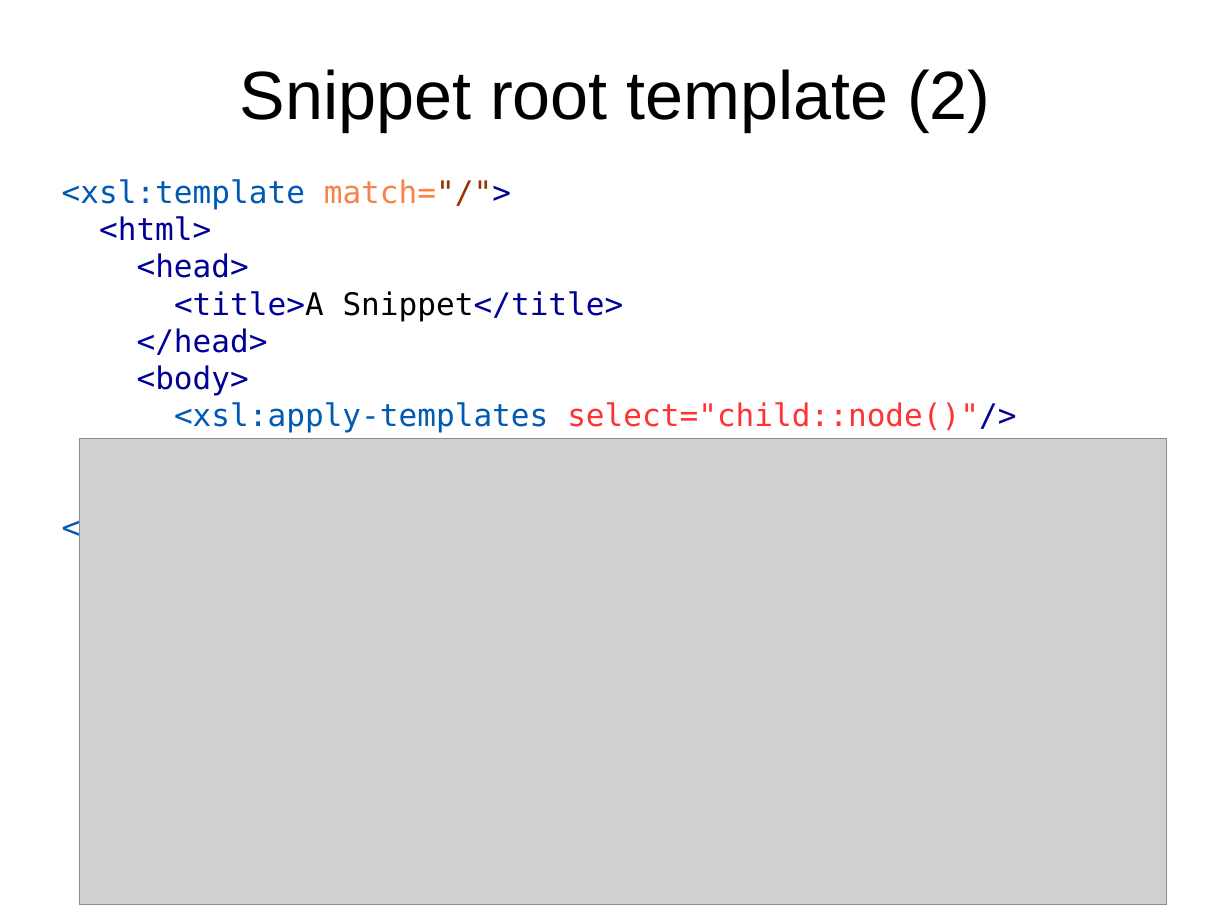
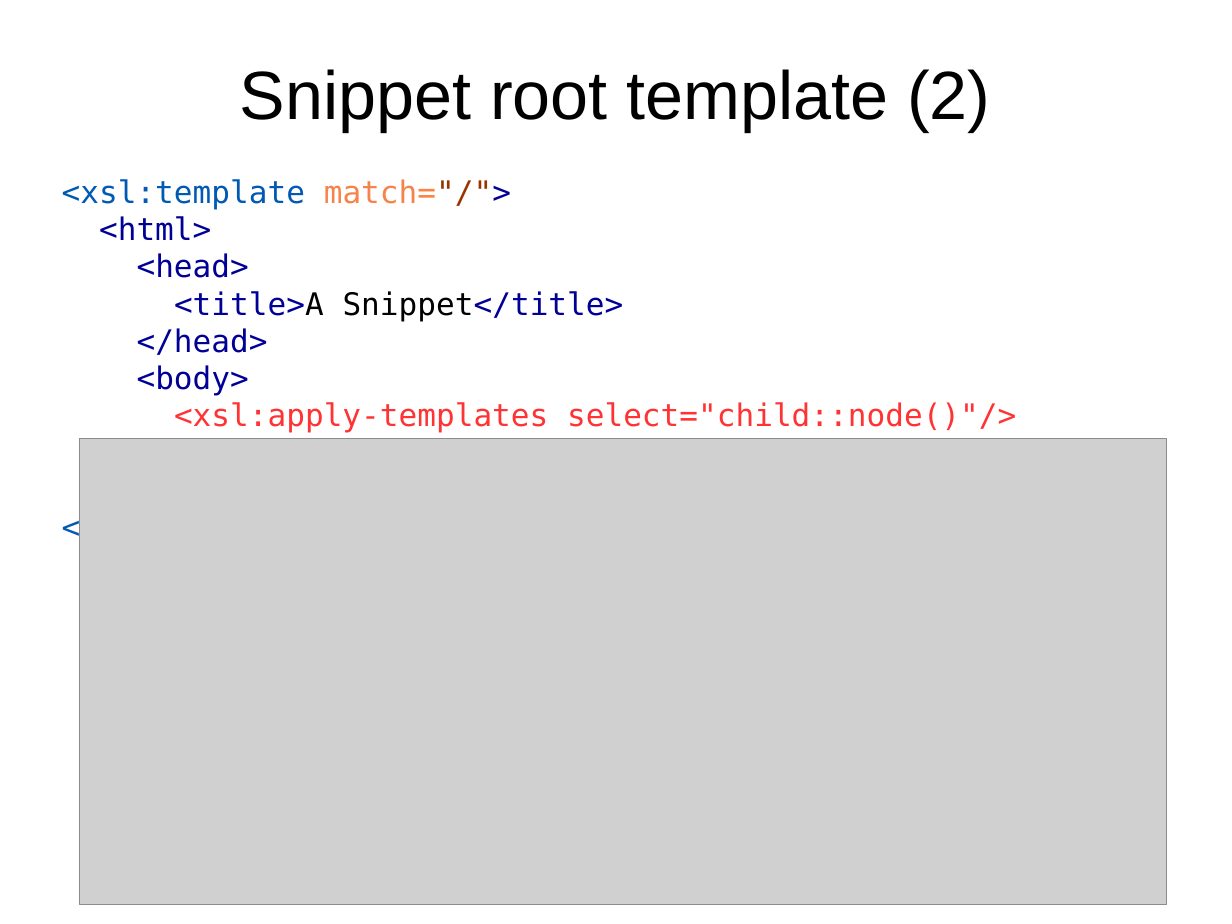
Before and after one commit to martindholmes/XSLT_workshops, a slide deck: slide 10 of intro/presentations/06_processing_model.odp (slide 8 before the commit). Drawn at 1232x924 pixels with LibreOffice and Linux fonts; fonts in the diff are those of the drawing; grey boxes stand for pictures. Boxes give left, top, right and bottom in pixels: in the first picture for what was removed or moved away, otherwise in the second. Text is boxed around its words. In the diff, an @@ line names an element or a change of style, - is before the commit and + after.

```diff
--- a/intro/presentations/06_processing_model.odp
+++ b/intro/presentations/06_processing_model.odp
@@ text "<xsl:template match="/"> <html> <head> <title>A ..." at (62, 179, 1016, 545): text colour #005AB4 to #FF3333 in "<xsl:apply-templates"; text colour #000096 to #FF3333 in "select="child::node()"/>" @@
```
Also in this commit, not shown: 6 other slides changed, 3 slides added, 2 other files.
